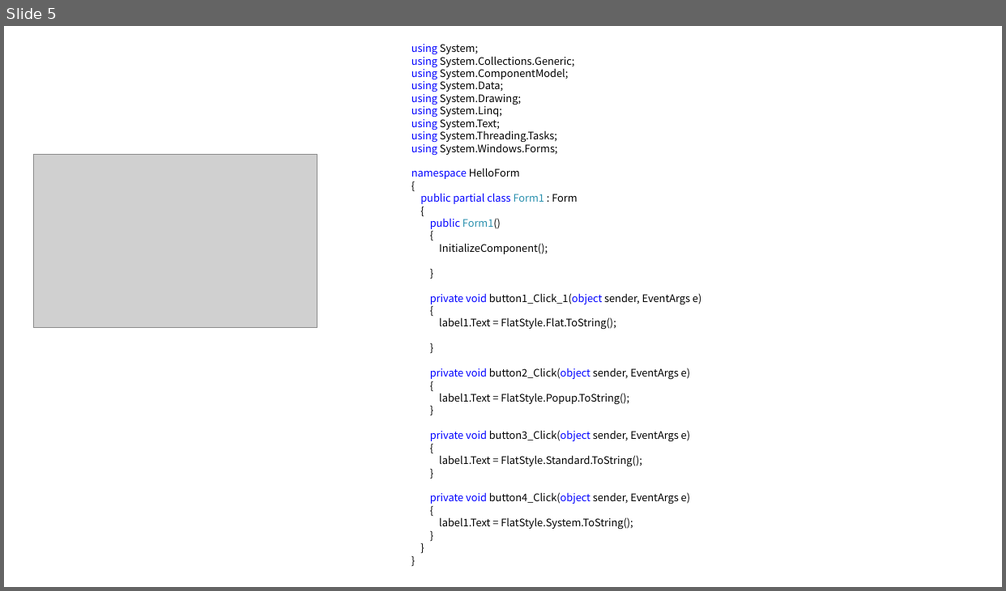
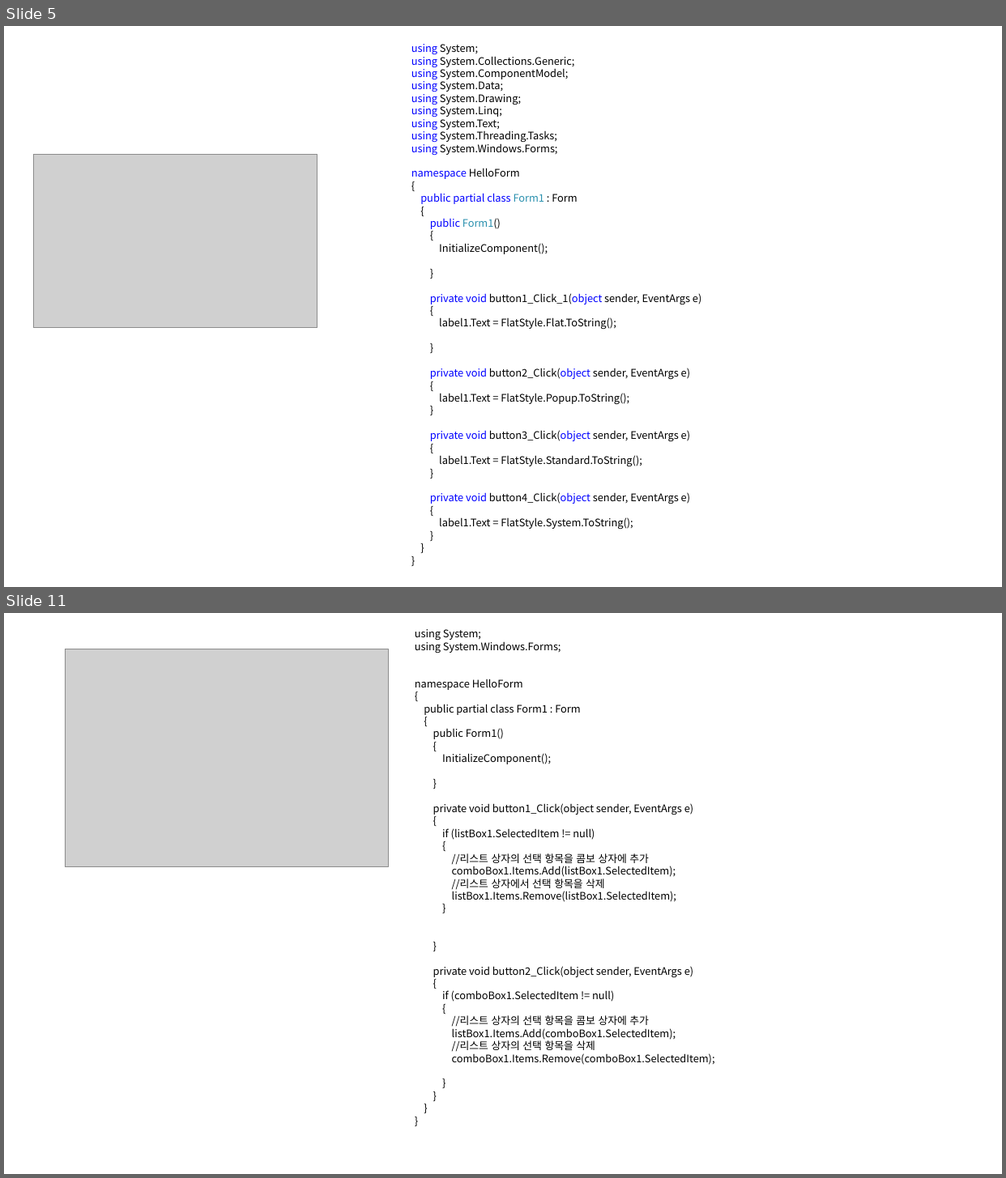
Before and after one commit to Kimhyunjin4455/CSharp, a slide deck: 객체0510.pptx. Shown one above the other, each under a label of ours: slide 5 before the commit, slides 5 and 11 after it; the slides between them are not shown. The pictures are 1006x591 and 1006x1178 pixels, drawn with LibreOffice and Linux fonts; fonts in the diff are those of the drawing; grey boxes stand for pictures. Boxes give left, top, right and bottom in pixels: in the first picture for what was removed or moved away, otherwise in the second. Text is boxed around its words. In the diff, an @@ line names an element or a change of style, - is before the commit and + after.

```diff
--- a/객체0510.pptx
+++ b/객체0510.pptx
@@ slide 11 added at [4,613,1002,1174], background #FFFFFF @@
@@ text added at [415,629,715,1065], 10 pt, text #000000 @@
+using System;
+using System.Windows.Forms;
+namespace HelloForm
+{
+public partial class Form1 : Form
+{
+public Form1()
+{
+InitializeComponent();
+}
+private void button1_Click(object sender, EventArgs e)
+{
+if (listBox1.SelectedItem != null)
+{
+//리스트 상자의 선택 항목을 콤보 상자에 추가
+comboBox1.Items.Add(listBox1.SelectedItem);
+//리스트 상자에서 선택 항목을 삭제
+listBox1.Items.Remove(listBox1.SelectedItem);
+}
+}
+private void button2_Click(object sender, EventArgs e)
+{
+if (comboBox1.SelectedItem != null)
+{
+//리스트 상자의 선택 항목을 콤보 상자에 추가
+listBox1.Items.Add(comboBox1.SelectedItem);
+//리스트 상자의 선택 항목을 삭제
+comboBox1.Items.Remove(comboBox1.SelectedItem);
+}
+}
+}
+}
@@ picture added at [66,649,388,867] @@
```
Also in this commit, not shown: 14 other slides added.
